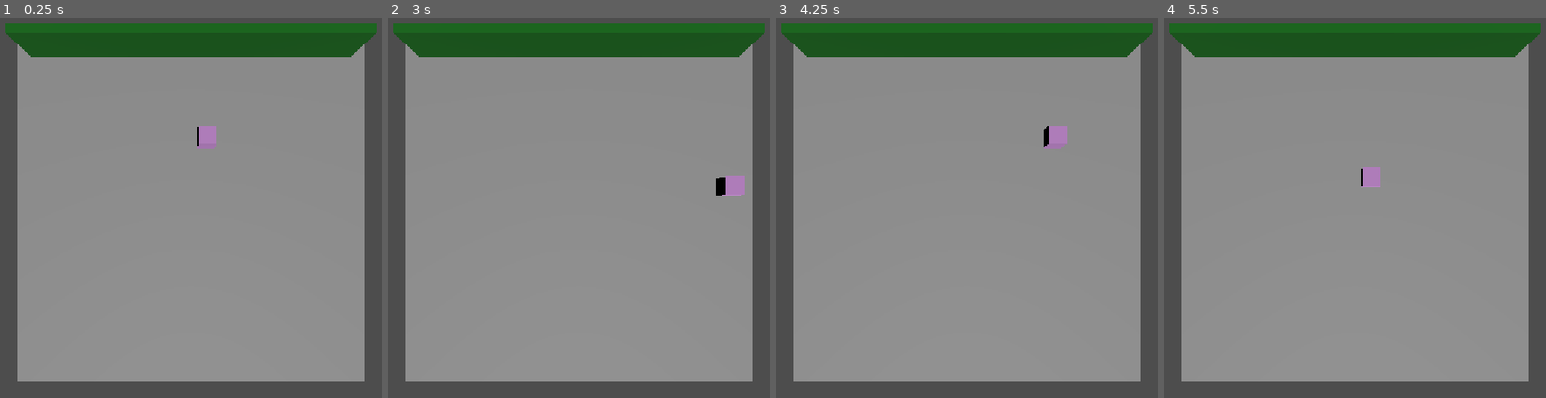
Above: before the commit, frames 1-4 (left to right).
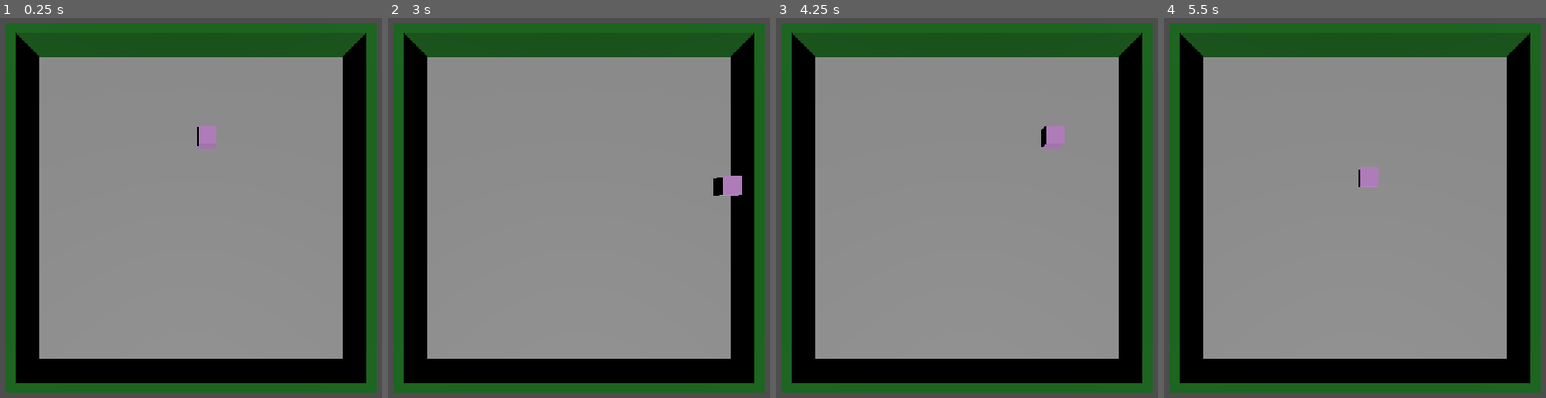
Above: after the commit, the same moments.

Repository: danijmoss/LightMaze
Game: Godot game, scene res://Scenes/main.tscn
The game is run twice, just before and just after one commit, with the same random seed, the same clock (stepped at 60 frames per second) and the same inputs.
Inputs:
- Up to frame 1 (0.25 s): no input
- Up to frame 2 (3 s): tap Enter at 0.5 s; hold Right (ui_right) 0.53-1.28 s; hold Down (ui_down) 1.28-2.03 s; hold Right (ui_right) 2.03-2.78 s; hold Up (ui_up) from 2.78 s (still down)
- Up to frame 3 (4.25 s): release Up (ui_up) at 3.53 s; hold Left (ui_left) from 3.53 s (still down)
- Up to frame 4 (5.5 s): release Left (ui_left) at 5.03 s; hold Down (ui_down) from 5.03 s (still down)

The runs differ from the first frame. In frame 1, 24% of the frame differs, in the area x 1-99%, y 3-99%; in frame 2, 23%; in frame 3, 24%; in frame 4, 24%.

Commit message:
Created Left, Bottom, Right Outer Maze Walls

Diff:
--- a/Scenes/main.tscn
+++ b/Scenes/main.tscn
@@ -13,12 +13,15 @@
 [node name="Main" type="Node" unique_id=593952978]
 
 [node name="Floor" type="StaticBody3D" parent="." unique_id=936259478]
+metadata/_edit_lock_ = true
 
 [node name="MeshInstance3D" type="MeshInstance3D" parent="Floor" unique_id=1344141120]
 mesh = SubResource("BoxMesh_xwulq")
+metadata/_edit_lock_ = true
 
 [node name="CollisionShape3D" type="CollisionShape3D" parent="Floor" unique_id=101759289]
 shape = SubResource("BoxShape3D_xwulq")
+metadata/_edit_lock_ = true
 
 [node name="Player" parent="." unique_id=2141546462 instance=ExtResource("1_jjgbg")]
 transform = Transform3D(1, 0, 0, 0, 1, 0, 0, 0, 1, 0.8807068, 1, -3.9400148)
@@ -32,20 +35,86 @@
 
 [node name="Maze" type="Node3D" parent="." unique_id=1931189685]
 
-[node name="Wall" parent="Maze" unique_id=158485205 instance=ExtResource("3_8gbba")]
+[node name="OuterWalls" type="Node3D" parent="Maze" unique_id=1033192643]
+
+[node name="Top" type="Node3D" parent="Maze/OuterWalls" unique_id=187357681]
+
+[node name="Wall_TopLeft01" parent="Maze/OuterWalls/Top" unique_id=158485205 instance=ExtResource("3_8gbba")]
 transform = Transform3D(1, 0, 0, 0, 1, 0, 0, 0, 1, -7.5, 0.25, -9)
 
-[node name="Wall2" parent="Maze" unique_id=18534947 instance=ExtResource("3_8gbba")]
+[node name="Wall_TopLeft02" parent="Maze/OuterWalls/Top" unique_id=18534947 instance=ExtResource("3_8gbba")]
 transform = Transform3D(1, 0, 0, 0, 1, 0, 0, 0, 1, -4.5, 0.25, -9)
 
-[node name="Wall3" parent="Maze" unique_id=8240231 instance=ExtResource("3_8gbba")]
+[node name="Wall_TopMiddle01" parent="Maze/OuterWalls/Top" unique_id=8240231 instance=ExtResource("3_8gbba")]
 transform = Transform3D(1, 0, 0, 0, 1, 0, 0, 0, 1, -1.5, 0.25, -9)
 
-[node name="Wall4" parent="Maze" unique_id=836805841 instance=ExtResource("3_8gbba")]
+[node name="Wall_TopMiddle02" parent="Maze/OuterWalls/Top" unique_id=836805841 instance=ExtResource("3_8gbba")]
 transform = Transform3D(1, 0, 0, 0, 1, 0, 0, 0, 1, 1.5, 0.25, -9)
 
-[node name="Wall5" parent="Maze" unique_id=1744123570 instance=ExtResource("3_8gbba")]
+[node name="Wall_TopRight01" parent="Maze/OuterWalls/Top" unique_id=1744123570 instance=ExtResource("3_8gbba")]
 transform = Transform3D(1, 0, 0, 0, 1, 0, 0, 0, 1, 4.5, 0.25, -9)
 
-[node name="Wall6" parent="Maze" unique_id=523924605 instance=ExtResource("3_8gbba")]
+[node name="Wall_TopRight02" parent="Maze/OuterWalls/Top" unique_id=523924605 instance=ExtResource("3_8gbba")]
 transform = Transform3D(1, 0, 0, 0, 1, 0, 0, 0, 1, 7.5, 0.25, -9)
+
+[node name="Left" type="Node3D" parent="Maze/OuterWalls" unique_id=1684919619]
+
+[node name="LeftTop01" parent="Maze/OuterWalls/Left" unique_id=83202980 instance=ExtResource("3_8gbba")]
+transform = Transform3D(-4.371139e-08, 0, 1, 0, 1, 0, -1, 0, -4.371139e-08, -9, 0.25, -7.5)
+
+[node name="LeftTop02" parent="Maze/OuterWalls/Left" unique_id=1367527582 instance=ExtResource("3_8gbba")]
+transform = Transform3D(-4.371139e-08, 0, 1, 0, 1, 0, -1, 0, -4.371139e-08, -9, 0.25, -4.5)
+
+[node name="LeftMiddle01" parent="Maze/OuterWalls/Left" unique_id=1966736007 instance=ExtResource("3_8gbba")]
+transform = Transform3D(-4.371139e-08, 0, 1, 0, 1, 0, -1, 0, -4.371139e-08, -9, 0.25, -1.5)
+
+[node name="LeftMiddle02" parent="Maze/OuterWalls/Left" unique_id=645933418 instance=ExtResource("3_8gbba")]
+transform = Transform3D(-4.371139e-08, 0, 1, 0, 1, 0, -1, 0, -4.371139e-08, -9, 0.25, 1.5)
+
+[node name="LeftBottom01" parent="Maze/OuterWalls/Left" unique_id=144311430 instance=ExtResource("3_8gbba")]
+transform = Transform3D(-4.371139e-08, 0, 1, 0, 1, 0, -1, 0, -4.371139e-08, -9, 0.25, 4.5)
+
+[node name="LeftBottom02" parent="Maze/OuterWalls/Left" unique_id=431732113 instance=ExtResource("3_8gbba")]
+transform = Transform3D(-4.371139e-08, 0, 1, 0, 1, 0, -1, 0, -4.371139e-08, -9, 0.25, 7.5)
+
+[node name="Bottom" type="Node3D" parent="Maze/OuterWalls" unique_id=1496364096]
+
+[node name="BottomLeft01" parent="Maze/OuterWalls/Bottom" unique_id=1362831676 instance=ExtResource("3_8gbba")]
+transform = Transform3D(1, 0, 0, 0, 1, 0, 0, 0, 1, -7.5, 0.25, 9)
+
+[node name="BottomLeft02" parent="Maze/OuterWalls/Bottom" unique_id=303804031 instance=ExtResource("3_8gbba")]
+transform = Transform3D(1, 0, 0, 0, 1, 0, 0, 0, 1, -4.5, 0.25, 9)
+
+[node name="BottomMiddle01" parent="Maze/OuterWalls/Bottom" unique_id=1240404987 instance=ExtResource("3_8gbba")]
+transform = Transform3D(1, 0, 0, 0, 1, 0, 0, 0, 1, -1.5, 0.25, 9)
+
+[node name="BottomMiddle02" parent="Maze/OuterWalls/Bottom" unique_id=1448417821 instance=ExtResource("3_8gbba")]
+transform = Transform3D(1, 0, 0, 0, 1, 0, 0, 0, 1, 1.5, 0.25, 9)
+
+[node name="BottomRight01" parent="Maze/OuterWalls/Bottom" unique_id=798713655 instance=ExtResource("3_8gbba")]
+transform = Transform3D(1, 0, 0, 0, 1, 0, 0, 0, 1, 4.5, 0.25, 9)
+
+[node name="BottomRight02" parent="Maze/OuterWalls/Bottom" unique_id=1828850513 instance=ExtResource("3_8gbba")]
+transform = Transform3D(1, 0, 0, 0, 1, 0, 0, 0, 1, 7.5, 0.25, 9)
+
+[node name="Right" type="Node3D" parent="Maze/OuterWalls" unique_id=93668]
+
+[node name="RightTop01" parent="Maze/OuterWalls/Right" unique_id=1527961487 instance=ExtResource("3_8gbba")]
+transform = Transform3D(-4.371139e-08, 0, 1, 0, 1, 0, -1, 0, -4.371139e-08, 9, 0.25, -7.5)
+
+[node name="RightTop02" parent="Maze/OuterWalls/Right" unique_id=1183336496 instance=ExtResource("3_8gbba")]
+transform = Transform3D(-4.371139e-08, 0, 1, 0, 1, 0, -1, 0, -4.371139e-08, 9, 0.25, -4.5)
+
+[node name="RightMiddle01" parent="Maze/OuterWalls/Right" unique_id=1481066372 instance=ExtResource("3_8gbba")]
+transform = Transform3D(-4.371139e-08, 0, 1, 0, 1, 0, -1, 0, -4.371139e-08, 9, 0.25, -1.5)
+
+[node name="RightMiddle02" parent="Maze/OuterWalls/Right" unique_id=306580153 instance=ExtResource("3_8gbba")]
+transform = Transform3D(-4.371139e-08, 0, 1, 0, 1, 0, -1, 0, -4.371139e-08, 9, 0.25, 1.5)
+
+[node name="RightBottom01" parent="Maze/OuterWalls/Right" unique_id=1612286380 instance=ExtResource("3_8gbba")]
+transform = Transform3D(-4.371139e-08, 0, 1, 0, 1, 0, -1, 0, -4.371139e-08, 9, 0.25, 4.5)
+
+[node name="RightBottom02" parent="Maze/OuterWalls/Right" unique_id=1761624228 instance=ExtResource("3_8gbba")]
+transform = Transform3D(-4.371139e-08, 0, 1, 0, 1, 0, -1, 0, -4.371139e-08, 9, 0.25, 7.5)
+
+[node name="InnerWalls" type="Node3D" parent="Maze" unique_id=538740748]
